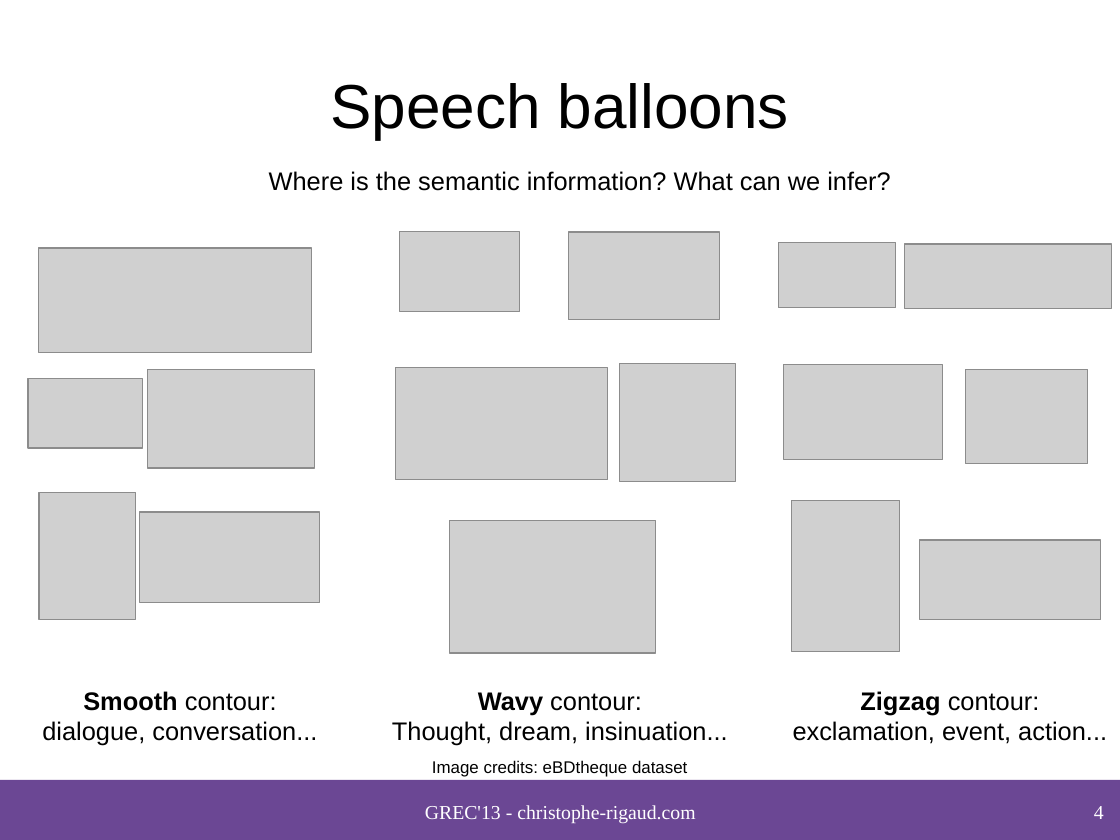
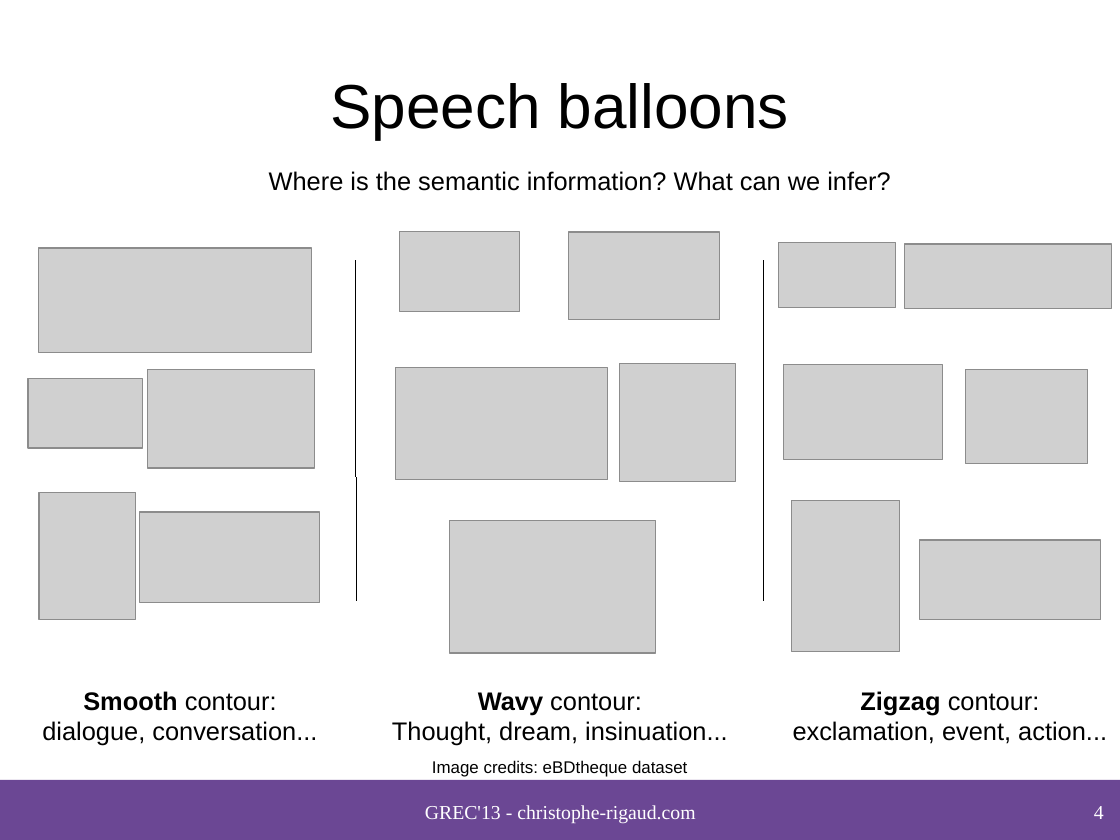
Before and after one commit to crigaud/publication, a slide deck: slide 4 of 2013/GREC/speech_balloon_contour_classification_in_comics/presentation/2013_Rigaud_Speech_balloon_contour_classification_in_comics.odp. Drawn at 1120x840 pixels with LibreOffice and Linux fonts; fonts in the diff are those of the drawing; grey boxes stand for pictures; background and template pictures are left out. Boxes give left, top, right and bottom in pixels: in the first picture for what was removed or moved away, otherwise in the second. Text is boxed around its words. In the diff, an @@ line names an element or a change of style, - is before the commit and + after.

```diff
--- a/2013/GREC/speech_balloon_contour_classification_in_comics/presentation/2013_Rigaud_Speech_balloon_contour_classification_in_comics.odp
+++ b/2013/GREC/speech_balloon_contour_classification_in_comics/presentation/2013_Rigaud_Speech_balloon_contour_classification_in_comics.odp
@@ line added from (356, 260) to (356, 601), #000000 0 pt @@
@@ line added from (764, 260) to (764, 601), #000000 0 pt @@
```
Also in this commit, not shown: 3 other slides changed, 7 other files.
